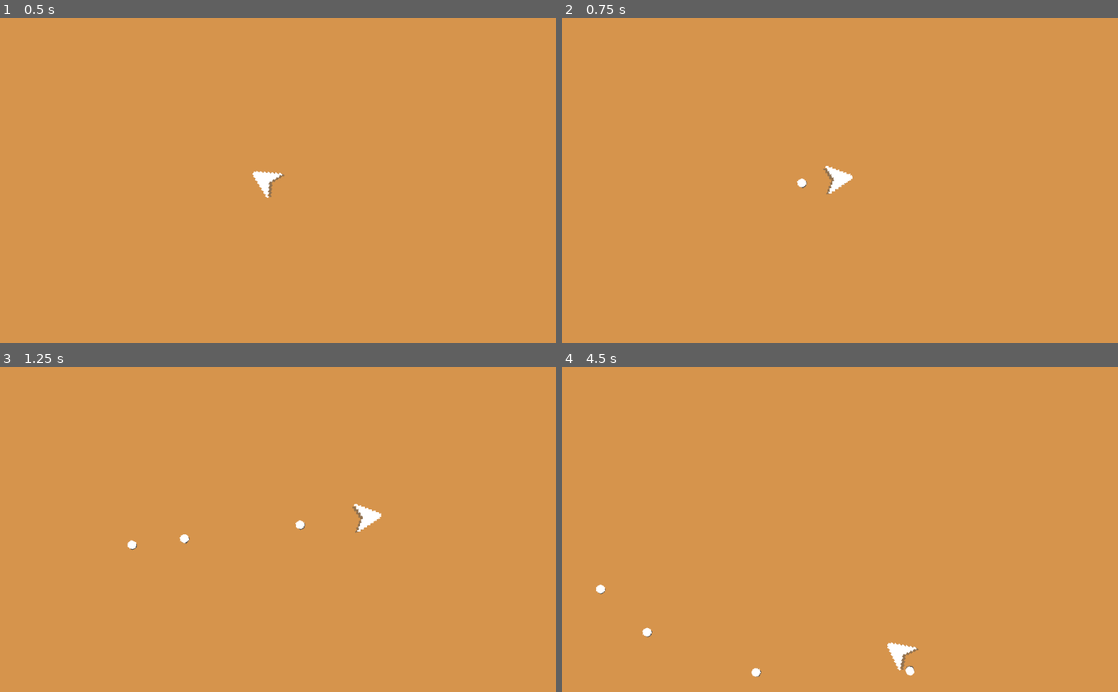
Above: before the commit, frames 1-4 (two rows, left to right).
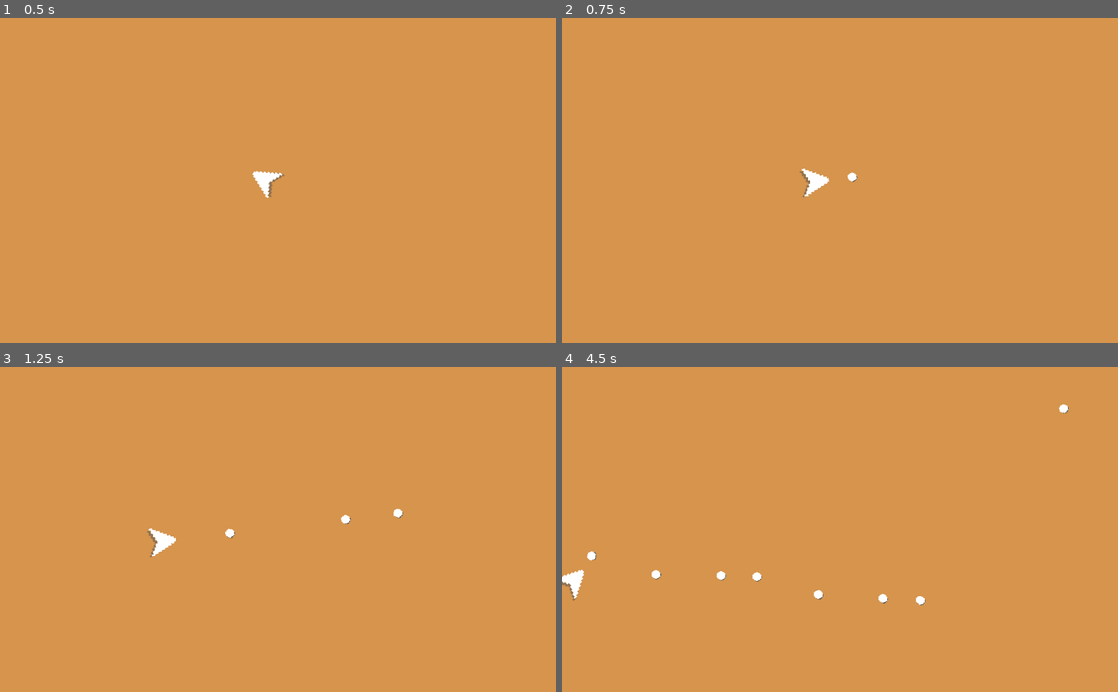
Above: after the commit, the same moments.

Repository: Daniel-Repository/Blast-Advance
Game: Godot game, scene res://Scenes/Main.tscn
The game is run twice, just before and just after one commit, with the same random seed, the same clock (stepped at 60 frames per second) and the same inputs.
Inputs (mouse positions are in pixels of both pictures, inside the frame that each line leads up to):
- Up to frame 1 (0.5 s): no input
- Up to frame 2 (0.75 s): tap Enter at 0.5 s; move the mouse to (962, 164) at 0.52 s; tap Space (ui_select) at 0.6 s
- Up to frame 3 (1.25 s): tap Space (ui_select) at 0.77, 1.07 s
- Up to frame 4 (4.5 s): move the mouse to (728, 545) at 1.27 s; tap Space (ui_select) at 1.35, 1.52, 1.82, 2.1, 2.85, 3.02, 3.32, 3.6, 3.77, 4.07, 4.35 s; move the mouse to (895, 458) at 2.02 s; move the mouse to (812, 594) at 2.77 s; move the mouse to (1006, 578) at 3.52 s; move the mouse to (673, 480) at 4.27 s

Frame 1 is identical in both runs. In frame 2, 0.5% of the frame differs, in the area x 42-54%, y 45-56%; in frame 3, 0.7%; in frame 4, 0.9%, in the area x 0-92%, y 11-96%.

Commit message:
Bullets destroy meteor // Meteor destroys player

Diff:
--- a/New Game Project/Scenes/Bullet.gd
+++ b/New Game Project/Scenes/Bullet.gd
@@ -11,7 +11,7 @@
 func start(_position, _direction):
 	rotation = _direction
 	position = _position
-	velocity = Vector2(-speed, 0).rotated(rotation)
+	velocity = Vector2(speed, 0).rotated(rotation)
 
 func _physics_process(delta):
 	var collision = move_and_collide(velocity * delta)
--- a/New Game Project/Scenes/Meteor.gd
+++ b/New Game Project/Scenes/Meteor.gd
@@ -9,6 +9,7 @@
 # Called when the node enters the scene tree for the first time.
 func _ready() -> void:
 	look_at(Vector2(612,300))
+	var rand = rand_range(0.5,3)
 
 func start():
 	randomize()
@@ -25,3 +26,15 @@
 # Called every frame. 'delta' is the elapsed time since the previous frame.
 #func _process(delta: float) -> void:
 #	pass
+
+
+
+
+
+func _on_Area2D_body_entered(body: Node) -> void:
+
+	if body.name == "Player":
+		body.queue_free()
+	else:
+		queue_free()
+		body.queue_free()
--- a/New Game Project/Scenes/Meteor1.tscn
+++ b/New Game Project/Scenes/Meteor1.tscn
@@ -6,10 +6,14 @@
 [sub_resource type="CircleShape2D" id=1]
 radius = 39.0128
 
+[sub_resource type="CircleShape2D" id=2]
+radius = 39.2046
+
 [node name="Meteor1" type="RigidBody2D"]
 collision_layer = 8
 collision_mask = 5
 mass = 0.42
+contact_monitor = true
 linear_damp = 0.0
 angular_velocity = 0.4
 angular_damp = 0.0
@@ -17,7 +21,6 @@
 
 [node name="CollisionShape2D" type="CollisionShape2D" parent="."]
 shape = SubResource( 1 )
-disabled = true
 
 [node name="Sprite2" type="Sprite" parent="."]
 modulate = Color( 0.454902, 0.454902, 0.454902, 0.74902 )
@@ -29,3 +32,12 @@
 modulate = Color( 0.25098, 0.25098, 0.25098, 1 )
 scale = Vector2( 5, 5 )
 texture = ExtResource( 2 )
+
+[node name="Area2D" type="Area2D" parent="."]
+collision_layer = 8
+collision_mask = 5
+
+[node name="CollisionShape2D" type="CollisionShape2D" parent="Area2D"]
+shape = SubResource( 2 )
+
+[connection signal="body_entered" from="Area2D" to="." method="_on_Area2D_body_entered"]
--- a/New Game Project/Scenes/Player.gd
+++ b/New Game Project/Scenes/Player.gd
@@ -14,7 +14,7 @@
 
 func get_input():
 	if Input.is_action_just_pressed("ui_select"):
-		apply_central_impulse(position.direction_to(get_global_mouse_position()) * shoot_power)
+		apply_central_impulse(-position.direction_to(get_global_mouse_position()) * shoot_power)
 		var b = bullet.instance()
 		b.start(transform.origin,rotation)
 		get_parent().add_child(b)
Not shown: 1 places in New Game Project/Scenes/Meteor1.tscn that only renumber resources
